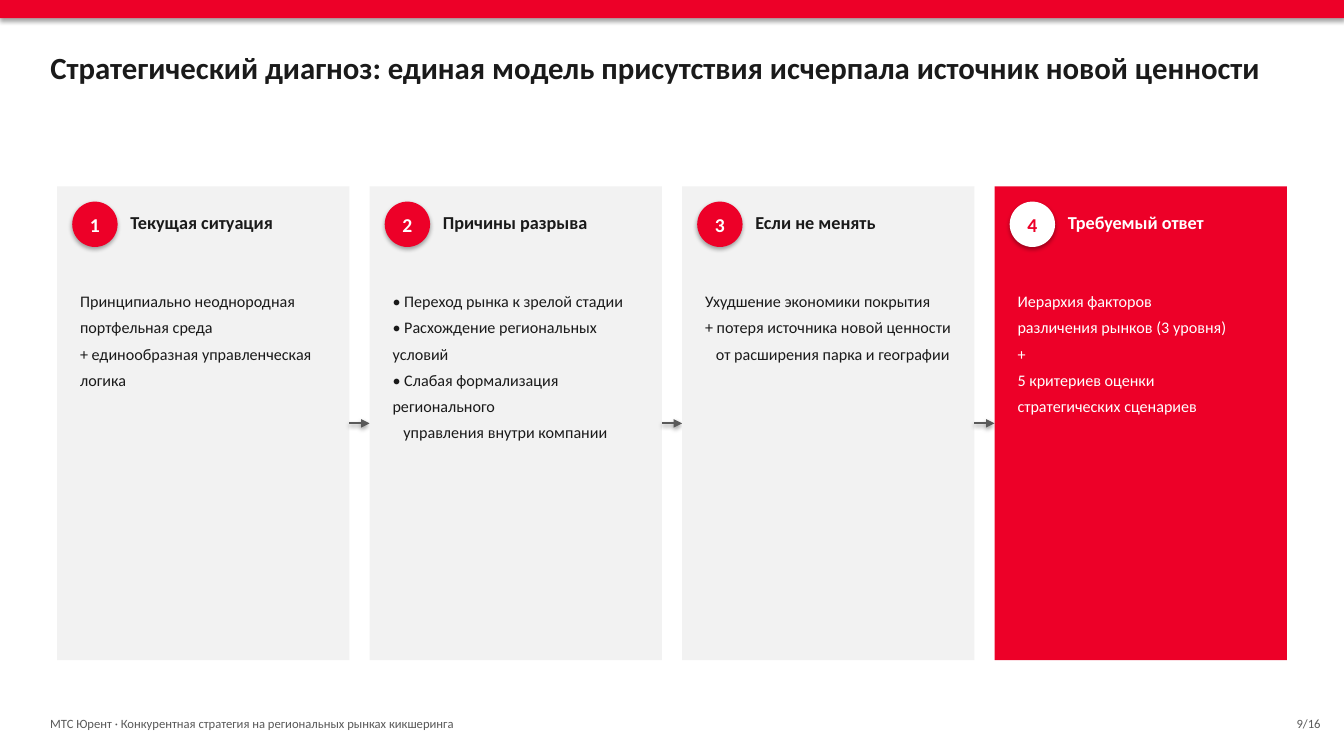
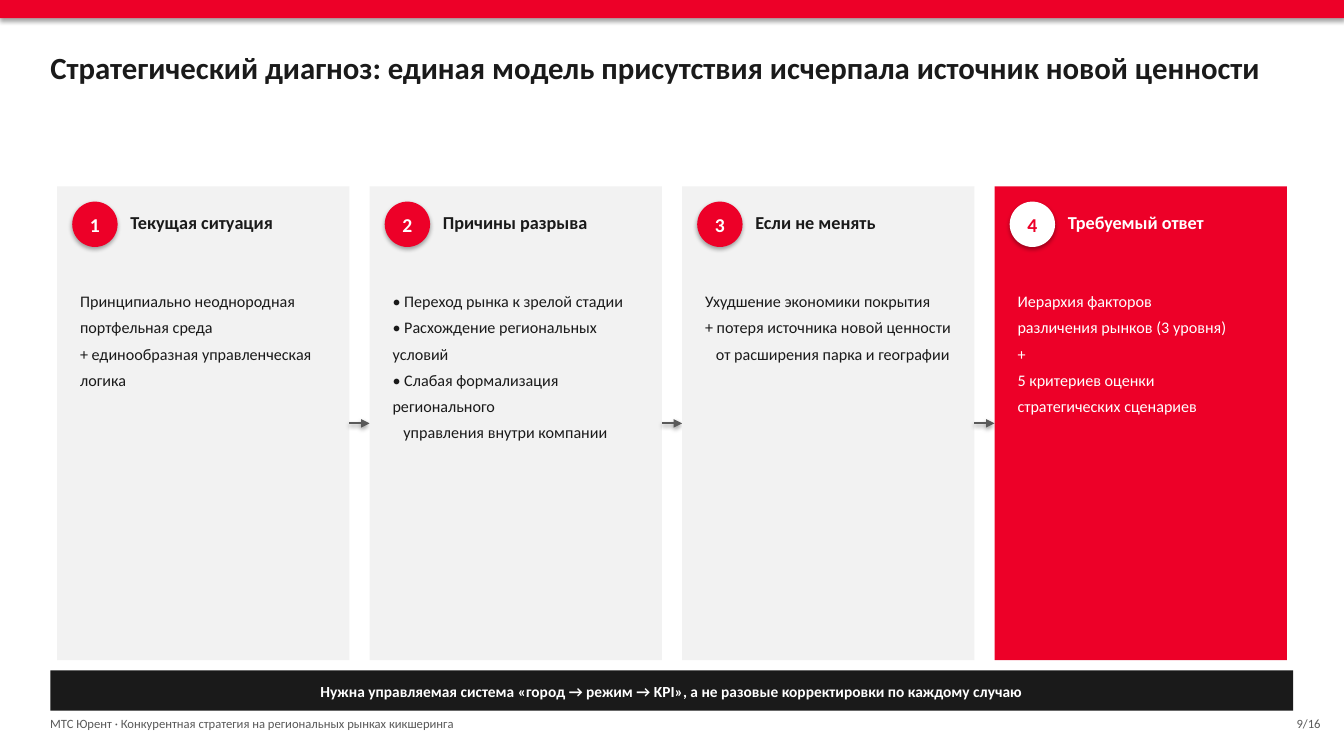
Before and after one commit to alalolop3-hue/-, a slide deck: slide 9 of vkr/VKR_presentation.pptx. Drawn at 1344x756 pixels with LibreOffice and Linux fonts; fonts in the diff are those of the drawing. Boxes give left, top, right and bottom in pixels: in the first picture for what was removed or moved away, otherwise in the second. Text is boxed around its words. In the diff, an @@ line names an element or a change of style, - is before the commit and + after.

```diff
--- a/vkr/VKR_presentation.pptx
+++ b/vkr/VKR_presentation.pptx
@@ rectangle added at box(50, 670, 1294, 711), fill #1A1A1A @@
@@ text added at box(320, 687, 1022, 700), 11 pt, text #FFFFFF, bold @@
+Нужна управляемая система «город → режим → KPI», а не разовые корректировки по каждому случаю
```
Also in this commit, not shown: 13 other slides changed, 4 other files.
